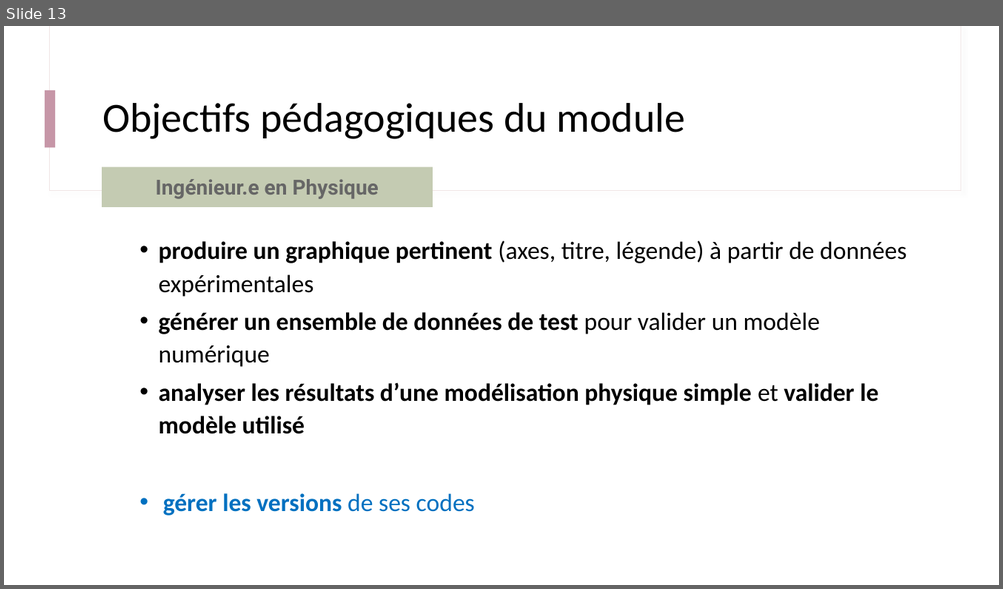
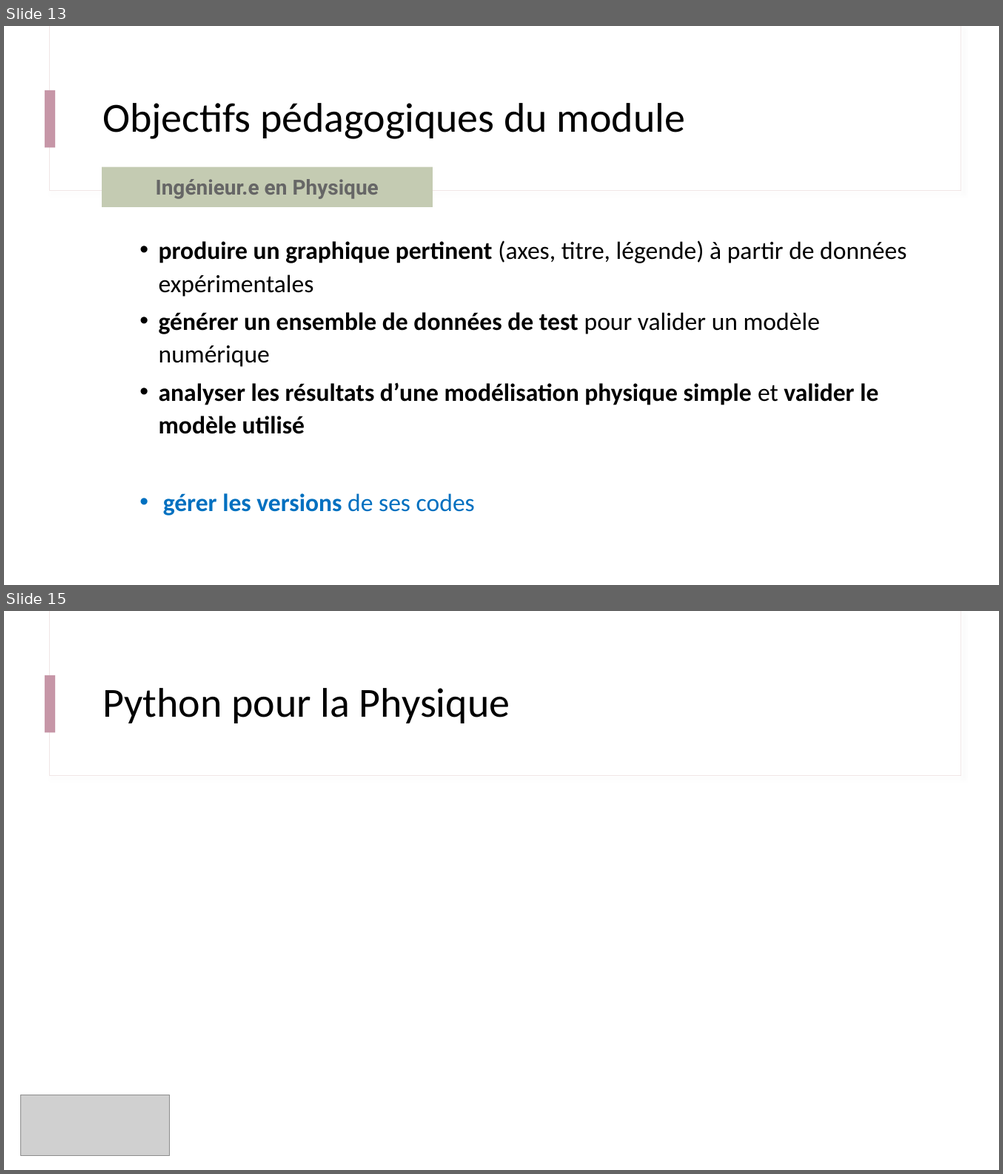
Before and after one commit to IOGS-Digital-Methods/semester-5, a slide deck: ONIP/onip_b0_intro/B0_0_Outils_Methodes.pptx. Shown one above the other, each under a label of ours: slide 13 before the commit, slides 13 and 15 after it; the slides between them are not shown. The pictures are 1003x589 and 1003x1174 pixels, drawn with LibreOffice and Linux fonts; fonts in the diff are those of the drawing; grey boxes stand for pictures. Boxes give left, top, right and bottom in pixels: in the first picture for what was removed or moved away, otherwise in the second. Text is boxed around its words. In the diff, an @@ line names an element or a change of style, - is before the commit and + after.

```diff
--- a/ONIP/onip_b0_intro/B0_0_Outils_Methodes.pptx
+++ b/ONIP/onip_b0_intro/B0_0_Outils_Methodes.pptx
@@ slide 15 added at (4,611,999,1170), background #FFFFFF; not listed: 3 template elements that a slide beside it also shows @@
@@ title added at (102,688,509,723), 40 pt, text #000000 @@
+Python pour la Physique
@@ picture added at (20,1095,170,1156) @@
```
Also in this commit, not shown: 3 slides changed, 2 other slides added, 2 slides removed, 4 other files.
